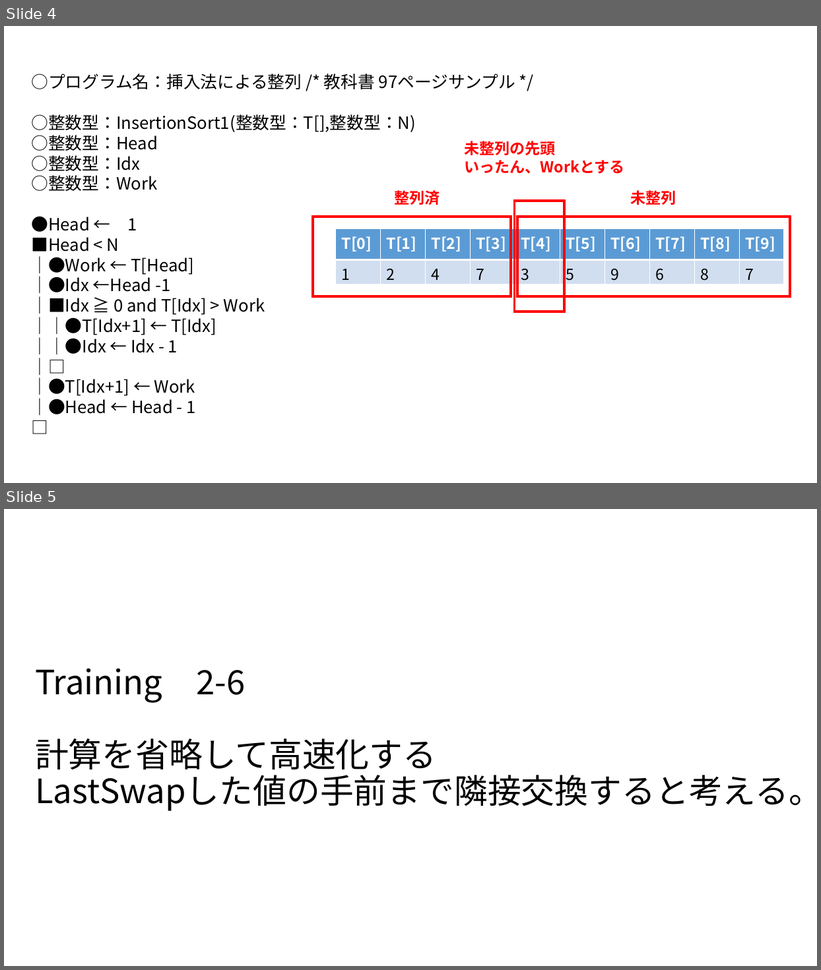
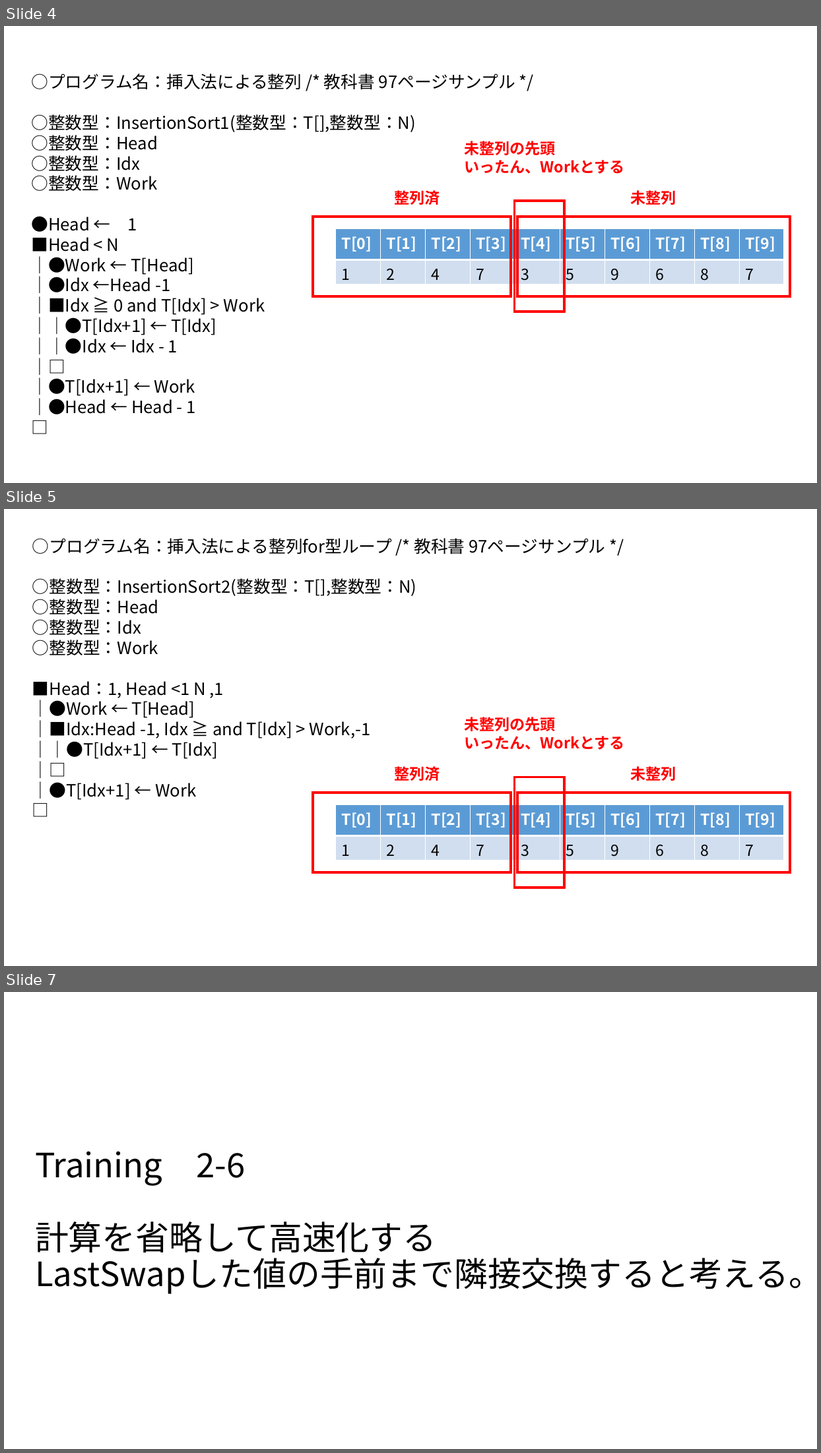
Before and after one commit to masakage/algorithm, a slide deck: docs/第12回挿入法による整列・再起処理.pptx. Shown one above the other, each under a label of ours: slides 4 and 5 before the commit, slides 4, 5 and 7 after it; the slides between them are not shown. The pictures are 821x970 and 821x1453 pixels, drawn with LibreOffice and Linux fonts; fonts in the diff are those of the drawing. Boxes give left, top, right and bottom in pixels: in the first picture for what was removed or moved away, otherwise in the second. Text is boxed around its words. In the diff, an @@ line names an element or a change of style, - is before the commit and + after.

```diff
--- a/docs/第12回挿入法による整列・再起処理.pptx
+++ b/docs/第12回挿入法による整列・再起処理.pptx
@@ slide 5 added at (4,509,817,966), background #FFFFFF @@
@@ text added at (32,538,605,800), 20 pt, text #000000 @@
+○プログラム名：挿入法による整列for型ループ /* 教科書 97ページサンプル */
+○整数型：InsertionSort2(整数型：T[],整数型：N)
+○整数型：Head
+○整数型：Idx
+○整数型：Work
+■Head：1, Head <1 N ,1
+｜●Work ← T[Head]
+｜■Idx:Head -1, Idx ≧ and T[Idx] > Work,-1
+｜｜●T[Idx+1] ← T[Idx]
+｜□
+｜●T[Idx+1] ← Work
+□
@@ text added at (464,717,625,750), 18 pt, text #FF0000, bold @@
+未整列の先頭
+いったん、Workとする
@@ text added at (394,766,440,781), 18 pt, text #FF0000, bold @@
+整列済
@@ rectangle added at (515,778,564,888), outline #FF0000 3 pt @@
@@ text added at (630,766,676,781), 18 pt, text #FF0000, bold @@
+未整列
@@ rectangle added at (313,793,511,873), outline #FF0000 3 pt @@
@@ table added at (336,805,787,860), 2 rows, 10 columns @@
+T[0] | T[1] | T[2] | T[3] | T[4] | T[5] | T[6] | T[7] | T[8] | T[9]
+1 | 2 | 4 | 7 | 3 | 5 | 9 | 6 | 8 | 7
@@ rectangle added at (517,793,790,873), outline #FF0000 3 pt @@
@@ what was slide 5 is now slide 7 @@
```
Also in this commit, not shown: 1 slide changed, 3 other slides added.
